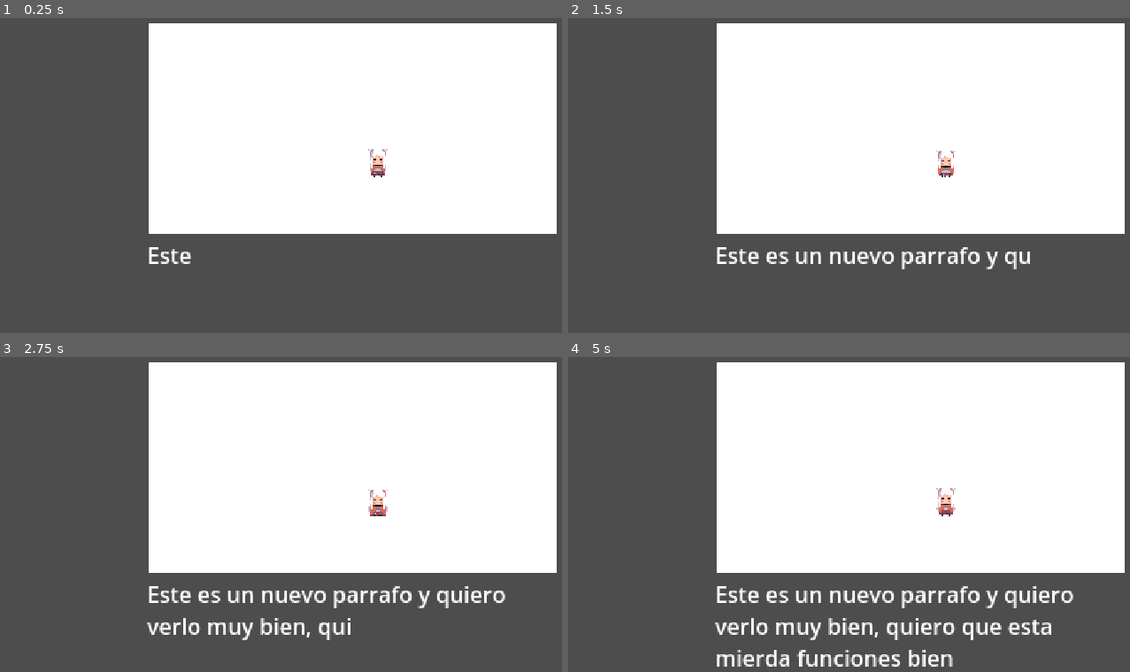
Above: before the commit, frames 1-4 (two rows, left to right).
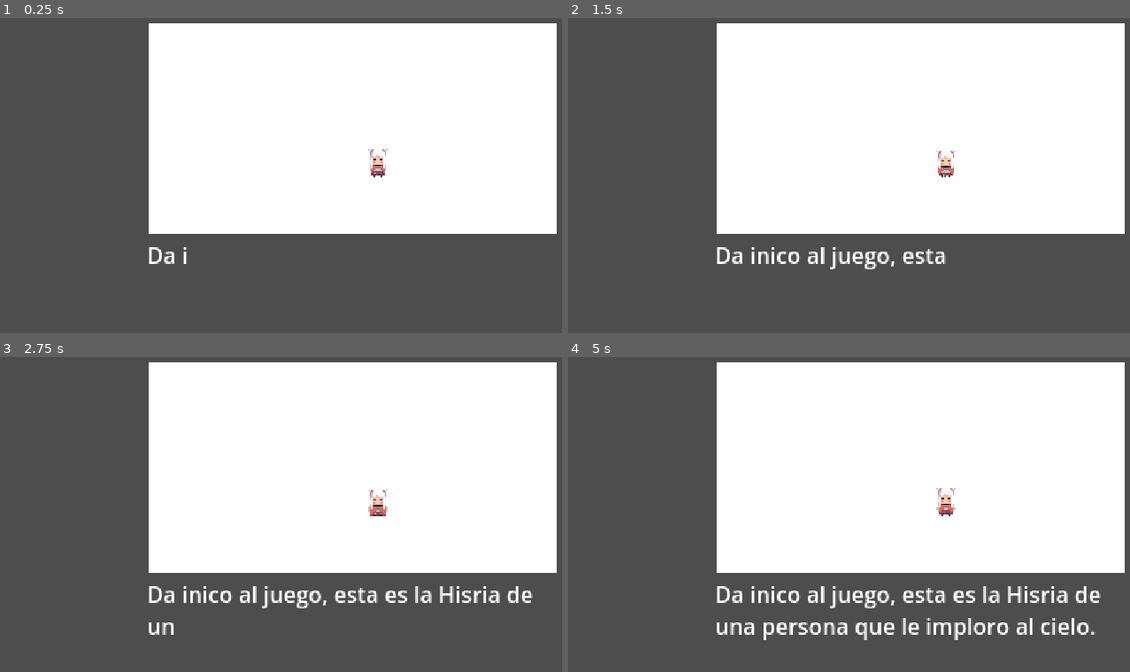
Above: after the commit, the same moments.

Repository: danielmiranda0099/jam-rayuela-2024
Game: Godot game, scene res://Levels/main.tscn
Same seed, same stepped clock (60 frames per second), same inputs: the game is played once before the commit and once after it.
Inputs:
- Up to frame 1 (0.25 s): no input
- Up to frame 2 (1.5 s): tap Enter (ui_accept) at 0.5, 1.35 s; hold Enter (ui_accept) 0.53-1.28 s
- Up to frame 3 (2.75 s): tap Enter (ui_accept) at 1.52, 1.82 s; hold Enter (ui_accept) from 2.03 s (still down)
- Up to frame 4 (5 s): release Enter (ui_accept) at 2.78 s; tap Enter (ui_accept) at 2.85, 3.02, 3.32, 4.35, 4.52, 4.82 s; hold Enter (ui_accept) 3.53-4.28 s

The runs differ from the first frame. In frame 1, 0.2% of the frame differs, in the area x 26-35%, y 72-79%; in frame 2, 1.5%; in frame 3, 2.8%; in frame 4, 5.0%, in the area x 26-95%, y 72-99%.

Commit message:
[UP REFACT] Text Typing / Cinematics

Diff:
--- a/Cinematics/open.json
+++ b/Cinematics/open.json
@@ -2,8 +2,12 @@
  "SCENE": {
     "ANIM": ["%Animation", "Idle"],
     "TEXT": [
-      "Hola es es el mundo, da inico a un juego, esta es la Hisria de una persona que le imploro al cielo. esta es la Hisria de un hombre",
-      "Este es un nuevo parrafo y quiero verlo muy bien, quiero que esta mierda funciones bien"
-    ]
+      "Da inico al juego, esta es la Hisria de una persona que le imploro al cielo.",
+      "Este es un nuevo parrafo"
+    ],
+    "EVENT": "event_finish",
+    "ANIM_2": ["%AnimationPosition", "knight_run"],
+    "EVENT_2": "event_finish",
+    "TEXT_2": ["Este Texto se reproduce solo despues de animacion"]
   }
 }
--- a/Levels/main.tscn
+++ b/Levels/main.tscn
@@ -141,9 +141,6 @@
 grow_vertical = 0
 autowrap_mode = 2
 
-[node name="Timer" type="Timer" parent="AnimatedController"]
-wait_time = 0.05
-
 [node name="Animation" type="AnimationPlayer" parent="."]
 unique_name_in_owner = true
 root_node = NodePath("../Sprite2D")
@@ -152,6 +149,7 @@
 }
 
 [node name="AnimationPosition" type="AnimationPlayer" parent="."]
+unique_name_in_owner = true
 libraries = {
 "": SubResource("AnimationLibrary_qb06h")
 }
@@ -167,5 +165,3 @@
 texture = ExtResource("3_rdqwx")
 hframes = 2
 vframes = 4
-
-[connection signal="timeout" from="AnimatedController/Timer" to="AnimatedController" method="_on_timer_timeout"]
--- a/Scripts/animated-controller.gd
+++ b/Scripts/animated-controller.gd
@@ -1,4 +1,7 @@
 extends Control
+
+signal ui_accept_next
+signal event_finish
 
 var rate_progress: float
 var progressText: float
@@ -8,41 +11,45 @@
 
 var played_scene: bool = false
 
+var history_scene: Array = []
+
 func _ready():
 	data = load_json_file(path_data)
 
-	$Text.visible_ratio = 0
+func _process(_delta):
+	if played_scene:
+		return
 
-func _process(_delta):
-	if not played_scene:
-		for item in data["SCENE"]:
-			print( data["SCENE"][item])
-			if(item == "ANIM"):
+	for item in data["SCENE"]:
+		if not history_scene.has(item):
+			if(item.contains("ANIM")):
 				animation_controller(data["SCENE"][item])
-			if(item == "TEXT"):
+
+			if(item.contains("TEXT")):
 				text_typing_controller(data["SCENE"][item])
-		played_scene = true
+
+			if(item.contains("EVENT")):
+				await event_finish
+
+		history_scene.append(item)
+	played_scene = true
 
 func animation_controller(data_animation):
-	var animation = get_node(data_animation[0])
+	var animation = get_node(data_animation[0]) as AnimationPlayer
 	animation.play(data_animation[1])
+	await animation.animation_finished
+	event_finish.emit()
 
 func text_typing_controller(texts):
+	for text in texts:
+		for letter in text:
+			$Text.text += letter
+			await get_tree().create_timer(0.05).timeout
 
-	for text in texts:
-		$Timer.autostart = true
-		$Timer.start()
-
-		$Text.text = text
-		rate_progress = (1.0/$Text.text.length())
-		progressText = rate_progress
-
-
-func _on_timer_timeout():
-	if progressText > 1: return
-
-	$Text.visible_ratio = progressText
-	progressText += rate_progress
+		await ui_accept_next
+		$Text.text = ""
+		await get_tree().create_timer(0.5).timeout
+	event_finish.emit()
 
 func load_json_file(path: String):
 	if not FileAccess.file_exists(path):
@@ -57,3 +64,8 @@
 		return {}
 
 	return data_parse
+
+
+func _input(event: InputEvent) -> void:
+	if event.is_action_pressed("ui_accept"):
+		ui_accept_next.emit()
--- a/project.godot
+++ b/project.godot
@@ -18,7 +18,6 @@
 [debug]
 
 settings/stdout/print_fps=true
-settings/stdout/print_gpu_profile=true
 
 [display]
 
